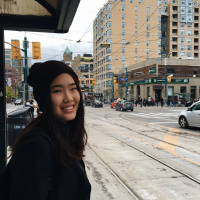
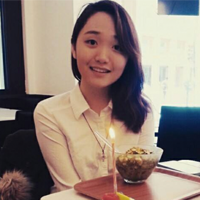
Layer changes from the first (200, 200) image to the second:
removed layer "Vector Smart Object" over (0, 0, 200, 200)
added layer "Layer 3" above "Layer 2" over (0, 0, 200, 200)
added layer "Layer 2" above "Background" over (0, 0, 200, 200)
